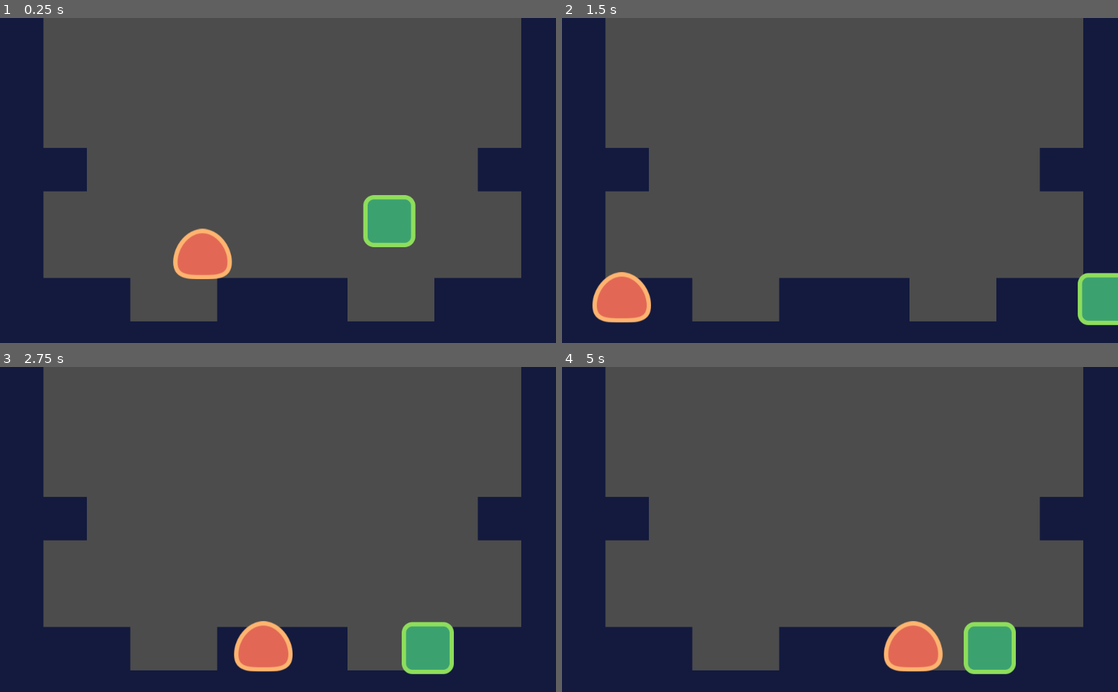
Above: before the commit, frames 1-4 (two rows, left to right).
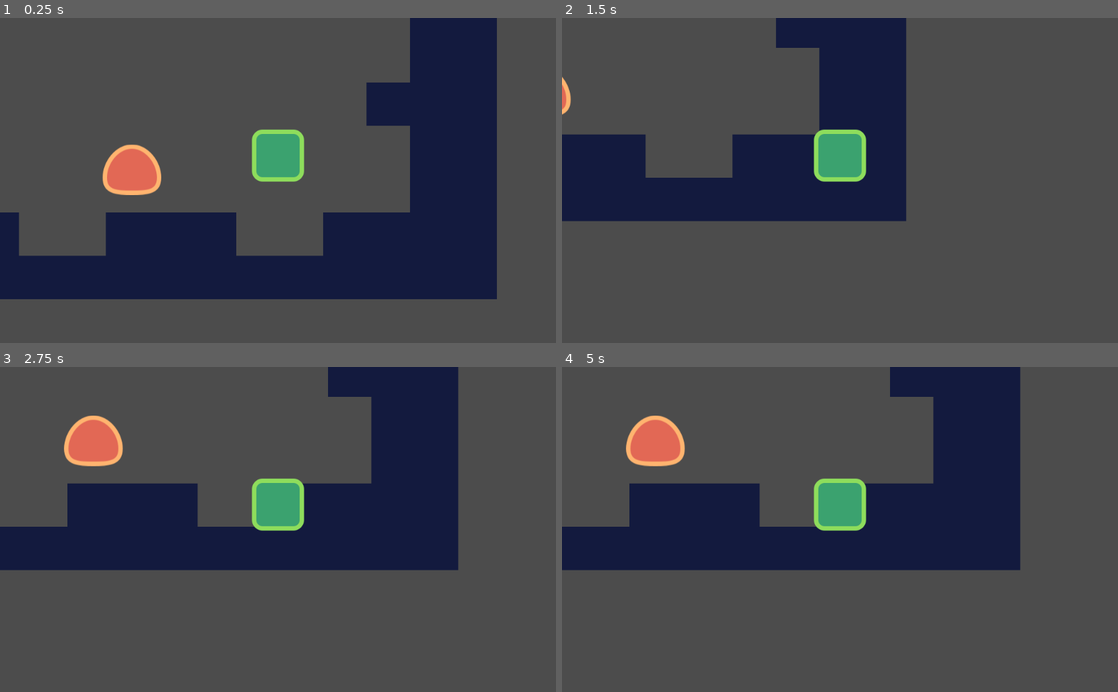
Above: after the commit, the same moments.

Repository: soloplxya/2d-rpg
Game: Godot game, scene res://src/Levels/LevelTemplate.tscn
Same seed, same stepped clock (60 frames per second), same inputs: the game is played once before the commit and once after it. This scene is started directly instead of the project's main scene.
Inputs:
- Up to frame 1 (0.25 s): no input
- Up to frame 2 (1.5 s): hold Right (move_right) from 0.53 s (still down); tap Up (jump) at 0.77 s
- Up to frame 3 (2.75 s): tap Up (jump) at 1.52 s; release Right (move_right) at 2.03 s; hold Left (move_left) from 2.03 s (still down)
- Up to frame 4 (5 s): release Left (move_left) at 2.78 s; hold Right (move_right) 2.78-4.28 s; tap Up (jump) at 3.02, 3.77, 4.52 s; hold Left (move_left) from 4.28 s (still down)

The runs differ from the first frame. In frame 1, 52% of the frame differs, in the area x 0-100%, y 0-100%; in frame 2, 44%; in frame 3, 54%; in frame 4, 54%.

Commit message:
add camera to player

Diff:
--- a/src/Actors/Enemy.gd
+++ b/src/Actors/Enemy.gd
@@ -1,6 +1,7 @@
 extends "res://src/Actors/Actor.gd"
 
 func _ready() -> void:
+	set_physics_process(false)
 	velocity.x = -speed.x
 
 func _physics_process(delta: float) -> void:
--- a/src/Actors/Enemy.tscn
+++ b/src/Actors/Enemy.tscn
@@ -19,3 +19,6 @@
 [node name="CollisionShape2D" type="CollisionShape2D" parent="."]
 position = Vector2( -1, -34.5 )
 shape = SubResource( 1 )
+
+[node name="VisibilityEnabler2D" type="VisibilityEnabler2D" parent="."]
+rect = Rect2( -50, -60, 100, 70 )
--- a/src/Actors/Player.tscn
+++ b/src/Actors/Player.tscn
@@ -18,3 +18,6 @@
 [node name="CollisionShape2D" type="CollisionShape2D" parent="."]
 position = Vector2( -0.5, -46.5 )
 shape = SubResource( 1 )
+
+[node name="Camera2D" type="Camera2D" parent="."]
+current = true
